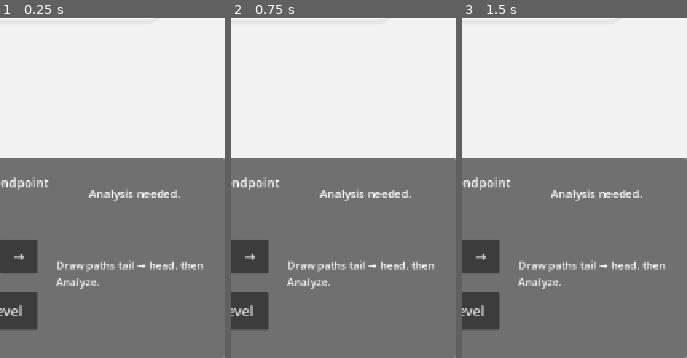
Above: before the commit, frames 1-3 (left to right).
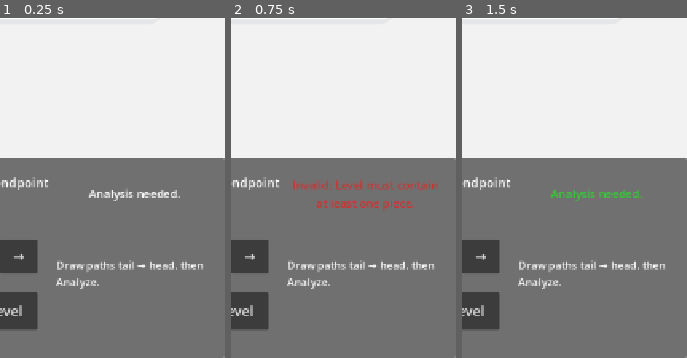
Above: after the commit, the same moments.

Repository: arvindgaikwad/Pathbreak
Game: Godot game, scene res://scenes/LevelEditor.tscn
The game is run twice, just before and just after one commit, with the same random seed, the same clock (stepped at 60 frames per second) and the same inputs. This scene is started directly instead of the project's main scene.
Inputs:
- Up to frame 1 (0.25 s): no input
- Up to frame 2 (0.75 s): click "Export JSON" at 0.5 s
- Up to frame 3 (1.5 s): click "Clear" at 1.25 s
The pictures show only the part of the screen within x 50-100%, y 50-100%; the shares and areas given below are measured in that part.

The runs differ from the first frame. In frame 2, 1.8% of the frame differs, in the area x 27-92%, y 47-57%; in frame 3, 0.6%.
Error before the commit: Invalid call. Nonexistent function 'update_grid' in base 'Node2D (board_manager.gd)'. (res://scripts/LevelEditor.gd:22)

Commit message:
Fix Level Studio grid runtime error

Diff:
--- a/scripts/LevelEditor.gd
+++ b/scripts/LevelEditor.gd
@@ -5,6 +5,7 @@
 const PathVisualGeometryScript = preload("res://scripts/gameplay/path_visual_geometry.gd")
 const LevelDataValidatorScript = preload("res://scripts/gameplay/level_data_validator.gd")
 const LevelSolverScript = preload("res://scripts/gameplay/level_solver.gd")
+const EditorGridScript = preload("res://scripts/editor/editor_grid.gd")
 
 var board_bounds := Rect2i(0, 0, 8, 8)
 var grid_size := 64.0
@@ -12,13 +13,13 @@
 var current_path: Array[Vector2i] = []
 var is_drawing := false
 
-@onready var grid_dots = $BoardPivot/GridDots
+@onready var grid_dots: Node2D = $BoardPivot/GridDots
 @onready var board_pivot: Node2D = $BoardPivot
 @onready var validate_label: Label = $UI/Sidebar/ValidateLabel
 @onready var metrics_label: Label = $UI/Sidebar/MetricsLabel
 
 func _ready() -> void:
-	grid_dots.set_script(preload("res://scripts/gameplay/board_manager.gd"))
+	grid_dots.set_script(EditorGridScript)
 	grid_dots.update_grid(board_bounds, grid_size)
 
 	$UI/Sidebar/SaveButton.pressed.connect(_on_save_pressed)
@@ -83,8 +84,8 @@
 	_refresh_pieces()
 	_mark_analysis_dirty()
 
-func _mouse_to_grid(position: Vector2) -> Vector2i:
-	var local_position := position - board_pivot.position
+func _mouse_to_grid(screen_position: Vector2) -> Vector2i:
+	var local_position := screen_position - board_pivot.position
 	var offset_x := -(board_bounds.size.x * grid_size) / 2.0
 	var offset_y := -(board_bounds.size.y * grid_size) / 2.0
 	var grid_position := local_position - Vector2(offset_x, offset_y)
@@ -116,8 +117,8 @@
 func _draw() -> void:
 	if current_path.is_empty():
 		return
-	var offset_x := -(board_bounds.size.x * grid_size) / 2.0
-	var offset_y := -(board_bounds.size.y * grid_size) / 2.0
+	var offset_x := board_pivot.position.x - (board_bounds.size.x * grid_size) / 2.0
+	var offset_y := board_pivot.position.y - (board_bounds.size.y * grid_size) / 2.0
 	var points := PackedVector2Array()
 	for cell in current_path:
 		points.append(
